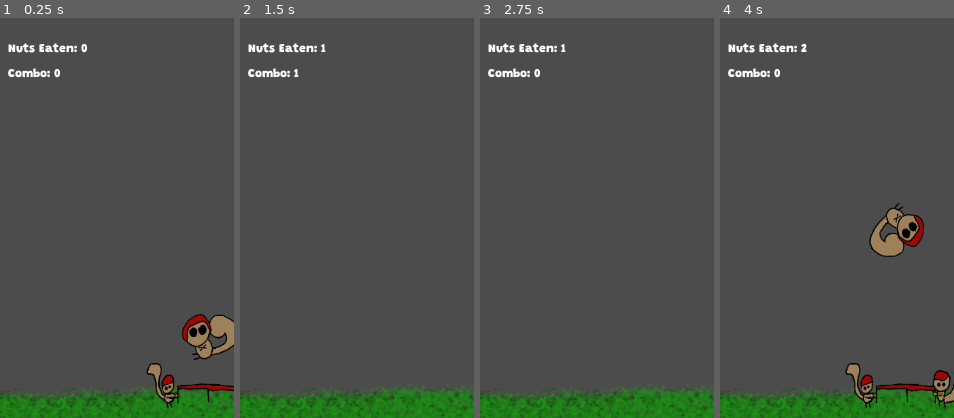
Above: before the commit, frames 1-4 (left to right).
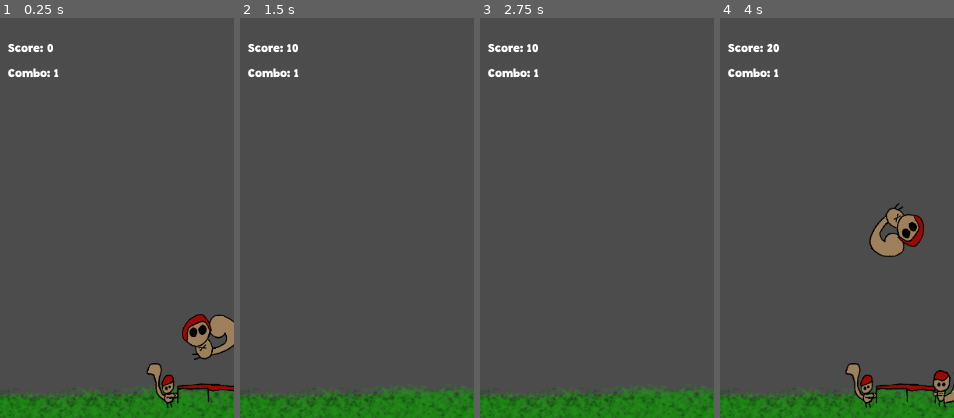
Above: after the commit, the same moments.

Repository: the-g-force/FamJam-September2020
Game: Godot game, scene res://src/TestLevel.tscn
Two runs of this game, one before a commit and one after it. Both use one fixed random seed, a clock stepped at 60 frames per second and the inputs below.
Inputs (mouse positions are % of the whole screen's width and height, from its top left):
- Up to frame 1 (0.25 s): no input
- Up to frame 2 (1.5 s): tap Enter at 0.5 s; move the mouse to (72, 45) at 0.52 s; hold D (move_right) 0.53-1.28 s; click (72, 45) at 0.67 s; move the mouse to (30, 55) at 1.27 s; hold A (move_left) from 1.28 s (still down)
- Up to frame 3 (2.75 s): move the mouse to (60, 28) at 2.02 s; release A (move_left) at 2.03 s; hold D (move_right) from 2.03 s (still down)
- Up to frame 4 (4 s): move the mouse to (45, 70) at 2.77 s; click (45, 70) at 2.92 s; move the mouse to (80, 65) at 3.52 s; release D (move_right) at 3.53 s; hold A (move_left) from 3.53 s (still down)
The pictures show only the part of the screen within x 8-58%, y 50-100%; the shares and areas given below are measured in that part.

The runs differ from the first frame. In frame 1, 0.5% of the frame differs, in the area x 3-38%, y 6-15%; in frame 2, 0.5%; in frame 3, 0.5%; in frame 4, 0.5%.

Commit message:
Improve combo

Diff:
--- a/project/project.godot
+++ b/project/project.godot
@@ -51,6 +51,8 @@
 
 window/size/width=600
 window/size/height=1024
+window/size/test_width=300
+window/size/test_height=512
 window/stretch/mode="2d"
 window/stretch/aspect="keep"
 
--- a/project/src/GameStats.gd
+++ b/project/src/GameStats.gd
@@ -1,7 +1,9 @@
 extends Node
 
 var score := 0
+var nuts := 0
 
 # Reset all the stats for a new game
 func reset():
 	score = 0
+	nuts = 0
--- a/project/src/TestLevel.gd
+++ b/project/src/TestLevel.gd
@@ -10,7 +10,7 @@
 onready var _combo_label := $UI/ComboLabel
 var game_started := false
 var _total_nuts := 0
-var combo := 0
+var combo := 1
 
 func _ready():
 	Jukebox.play_gamplay_song()
@@ -25,7 +25,7 @@
 
 func _process(_delta):
 	_game_timer_label.text = str(ceil(_game_timer.time_left))
-	_score_label.text = "Nuts Eaten: " + str(GameStats.score)
+	_score_label.text = "Score: " + str(GameStats.score)
 	_combo_label.text = "Combo: " + str(combo)
 	if game_started and _total_nuts == 0:
 		_game_over()
@@ -57,18 +57,19 @@
 
 
 func _collected_nut():
+	GameStats.score += 10*combo
 	combo += 1
-	GameStats.score += combo
+	GameStats.nuts += 1
 	_total_nuts -= 1
 
 
 func _hit_birdfeeder():
-	combo += 1
-	GameStats.score += combo
+	GameStats.score += 10*combo
+	GameStats.nuts += 1
 
 
 func _on_Squirrel_reset_combo():
-	combo = 0
+	combo = 1
 
 
 func _on_NextLevelButton_pressed():
